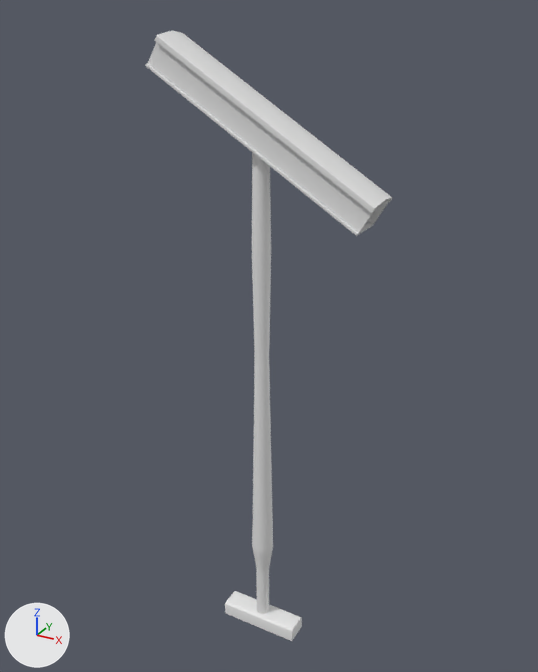
Renders of the FBX model Assets/3Dmodels/couloir/rambarde2.fbx from each side of a commit.
Before and after are seen from a 50 mm lens placed at (0.448, -0.795, 0.896), pointed at (-0.001, 0.021, 0.488). Every picture has the same lights, and +X, +Y and +Z are marked at lower left.
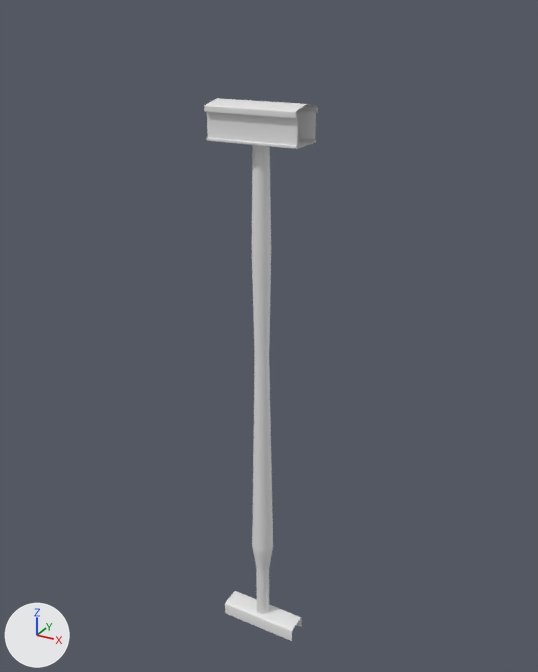
Scene script edits in JSON lines:
```json
{"block": "me_mesh", "where": "# used by ob_box015; location = (0.0, 0.0, 0.0)"}
{"op": "remove", "block": "me_mesh", "code": "me_mesh.from_pydata(...)  # 408 vertices, 632 faces; spans x -0.146..0.163, y -0.028..0.028, z 0.0..0.872"}
{"op": "add", "block": "me_mesh", "code": "me_mesh.from_pydata(...)  # 408 vertices, 622 faces; spans x -0.061..0.061, y -0.028..0.028, z 0.0..0.797"}
{"block": "me_mesh", "change": "me_mesh part 1: the loose piece of 132 vertices spanning x -0.146..0.163, y -0.028..0.028, z 0.659..0.872 is multiplied about its middle by the matrix ((0.311, 0.0, -0.189), (0.0, 1.0, 0.0), (0.519, 0.0, 0.854)), then moved by (-0.008, 0.0, 0.008)"}
{"block": "me_mesh", "change": "me_mesh part 2"}
{"block": "me_mesh", "change": "12 faces are deleted"}
{"block": "me_mesh", "change": "2 new faces join them"}
```

Location of each change, [x1, y1, x2, y2] in pixels of the pictures (538 x 672 px; the box of a moved part takes in the faces that stretch with it):
```json
{"object": "Box015", "change": "reshaped", "before": [145, 30, 392, 641], "after": [204, 98, 318, 641], "on screen": "54% narrower, 11% shorter"}
{"part": 1, "of": "me_mesh", "change": "moved or reshaped", "before": [145, 30, 392, 236], "after": [204, 98, 318, 149]}
{"part": 2, "of": "me_mesh", "change": "cut back", "before": [228, 593, 302, 640], "after": [228, 593, 300, 627]}
```
